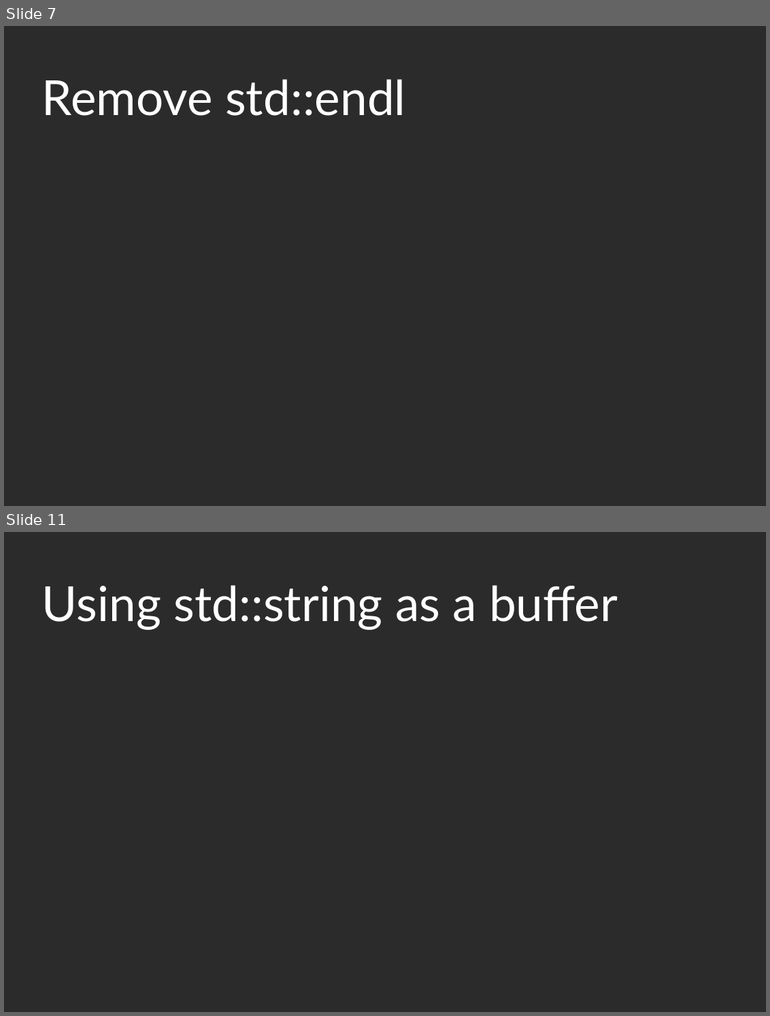
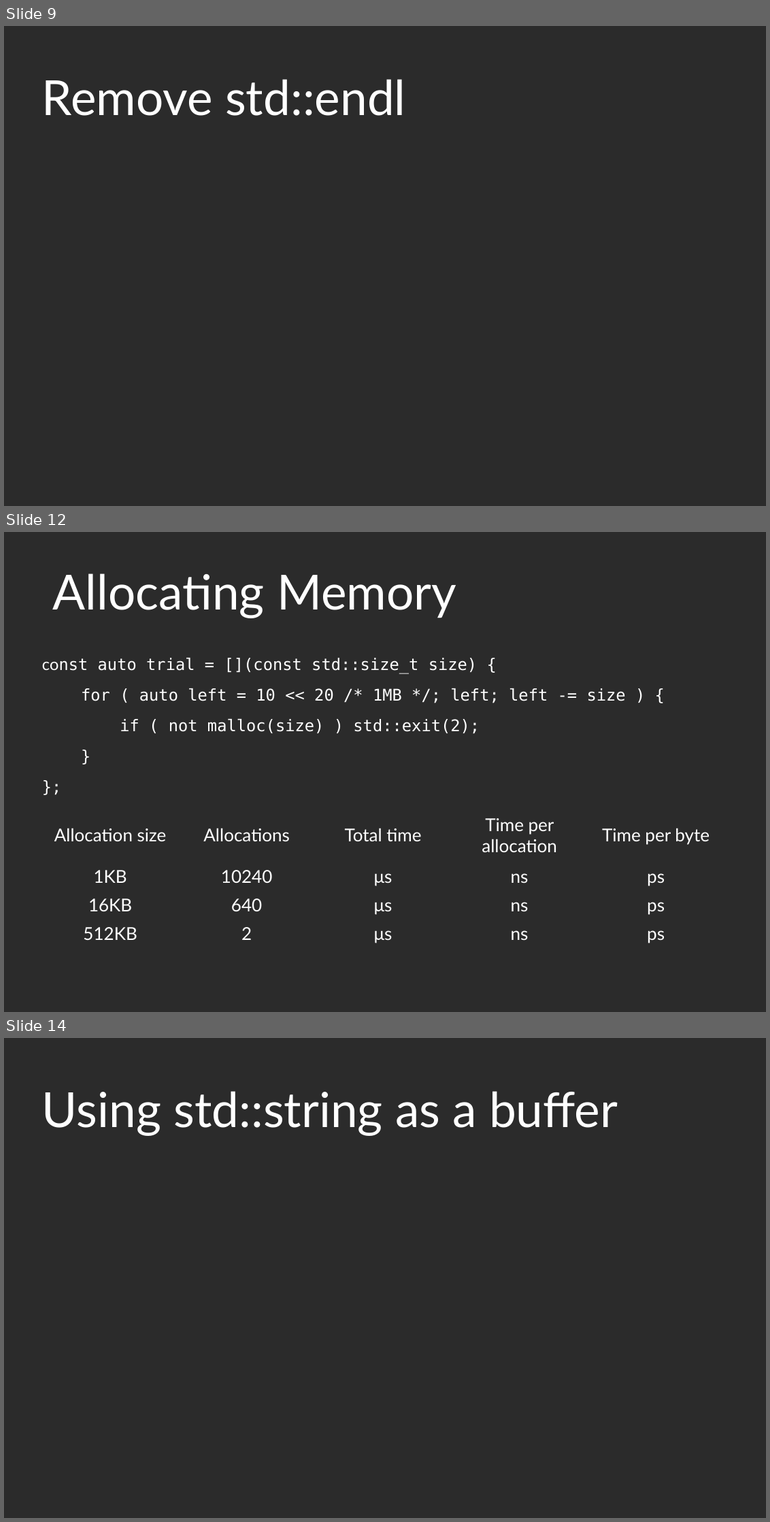
Before and after one commit to KayEss/cpp-designing4performance, a slide deck: slides/Designing APIs For Performance.odp. Shown one above the other, each under a label of ours: slides 7 and 11 before the commit, slides 9, 12 and 14 after it; the slides between them are not shown. The pictures are 770x1016 and 770x1522 pixels, drawn with LibreOffice and Linux fonts; fonts in the diff are those of the drawing; background and template pictures are left out; a plain dark background stands for a picture behind light text. Boxes give left, top, right and bottom in pixels: in the first picture for what was removed or moved away, otherwise in the second. Text is boxed around its words. In the diff, an @@ line names an element or a change of style, - is before the commit and + after.

```diff
--- a/slides/Designing APIs For Performance.odp
+++ b/slides/Designing APIs For Performance.odp
@@ slide 12 added at (4, 532, 766, 1012), background picture (left out) @@
@@ title added at (53, 573, 456, 618), 60 pt, text #FFFFFF @@
+Allocating Memory
@@ text added at (42, 658, 626, 734), 20 pt, text #FFFFFF @@
+const auto trial = [](const std::size_t size) {
+for ( auto left = 10 << 20 /* 1MB */; left; left -= size ) {
+if ( not malloc(size) ) std::exit(2);
+}
+};
@@ table added at (42, 808, 724, 946), 4 rows, 5 columns @@
+Allocation size | Allocations | Total time | Time per allocation | Time per byte
+1KB | 10240 | μs | ns | ps
+16KB | 640 | μs | ns | ps
+512KB | 2 | μs | ns | ps
@@ what was slide 7 is now slide 9 @@
@@ what was slide 11 is now slide 14 @@
```
Also in this commit, not shown: 4 slides changed, 3 other slides added, 1 slide removed, 4 other files.
